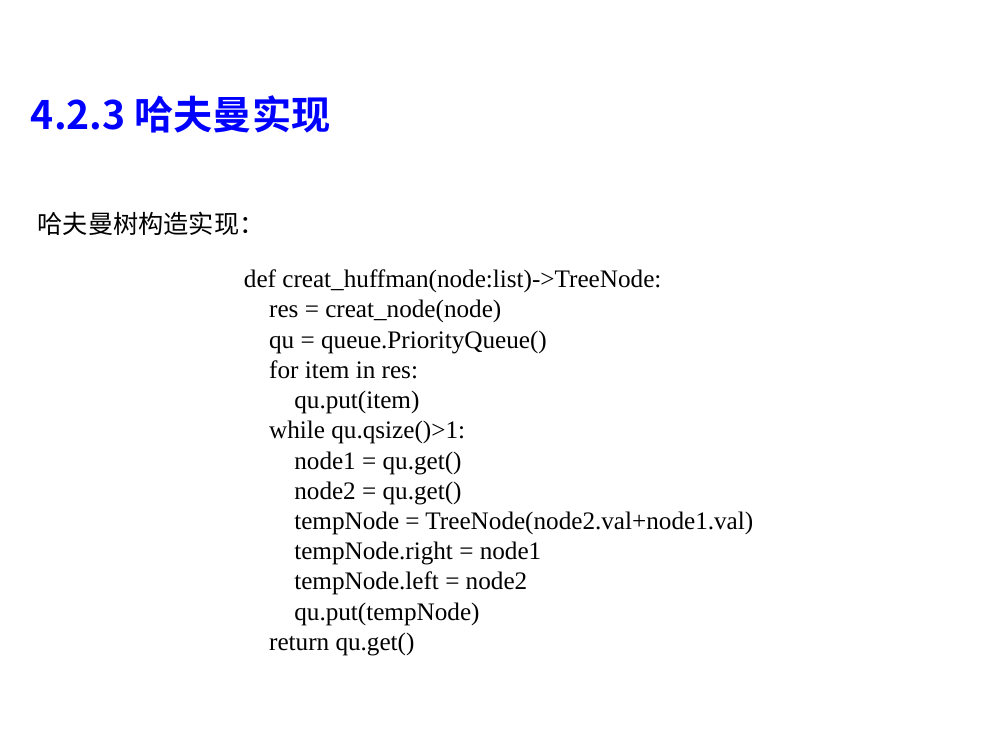
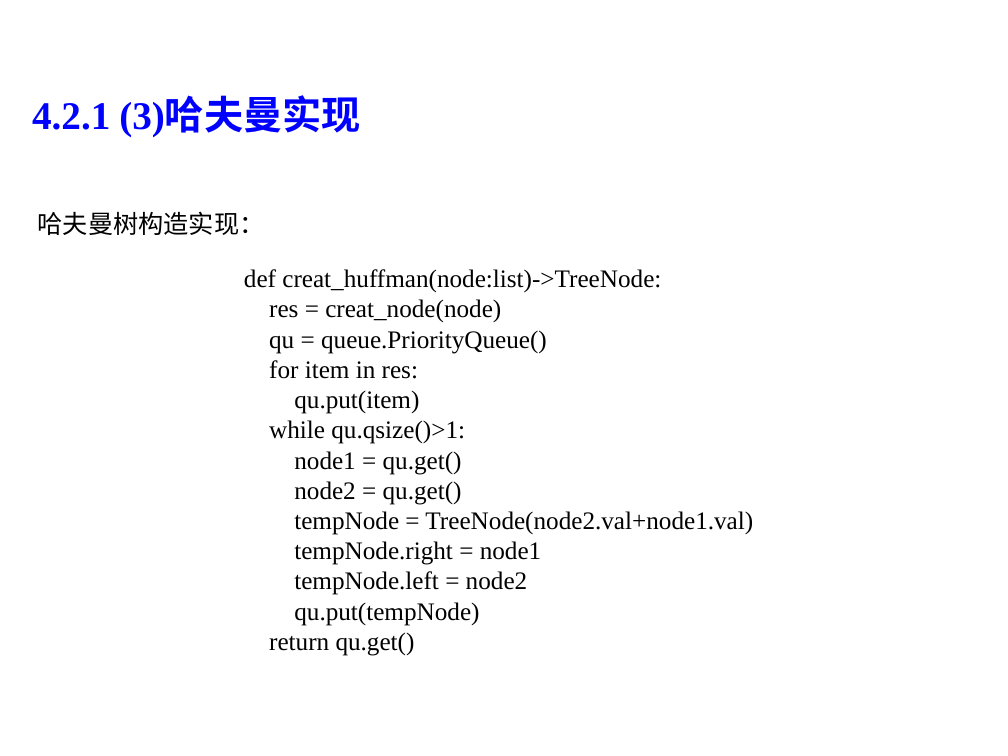
Before and after one commit to liutongling/DP, a slide deck: slide 40 of file/第4章 贪心法.pptx. Drawn at 1008x756 pixels with LibreOffice and Linux fonts; fonts in the diff are those of the drawing; background and template pictures are left out. Boxes give left, top, right and bottom in pixels: in the first picture for what was removed or moved away, otherwise in the second. Text is boxed around its words. In the diff, an @@ line names an element or a change of style, - is before the commit and + after.

```diff
--- a/file/第4章 贪心法.pptx
+++ b/file/第4章 贪心法.pptx
@@ text at <box>32,99,360,137</box>: text changed; font Noto Sans CJK SC to Times New Roman @@
-4.2.3 哈夫曼实现
+4.2.1 (3)哈夫曼实现
```
Also in this commit, not shown: 16 other slides changed, 1 other file.
